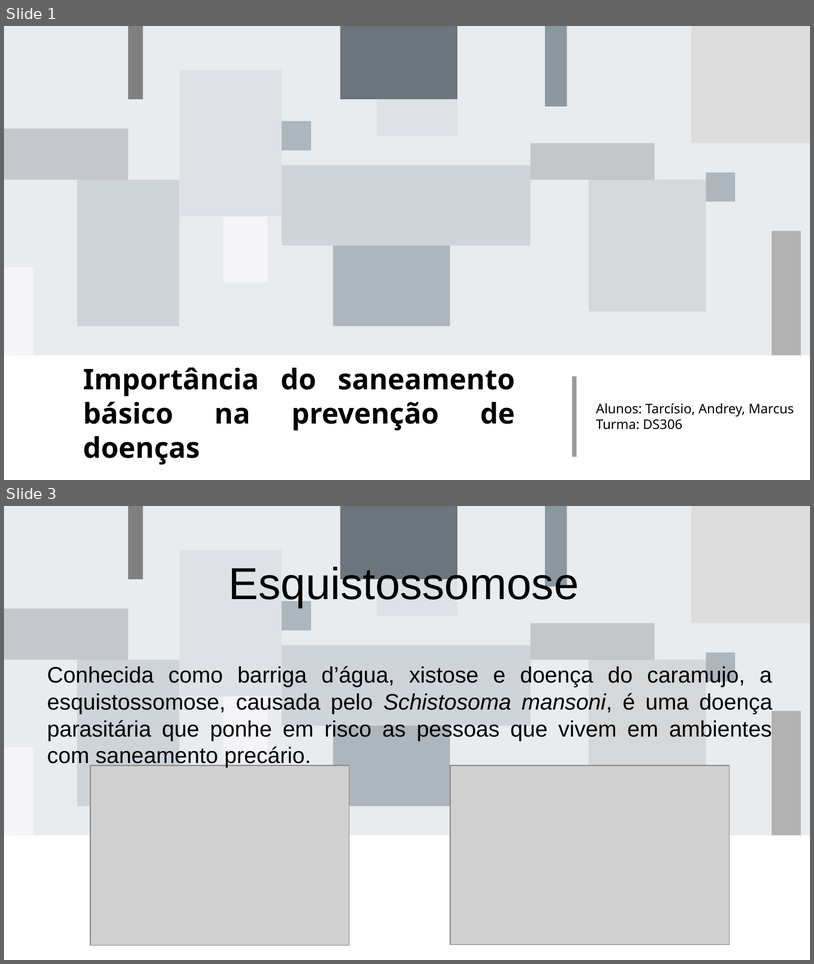
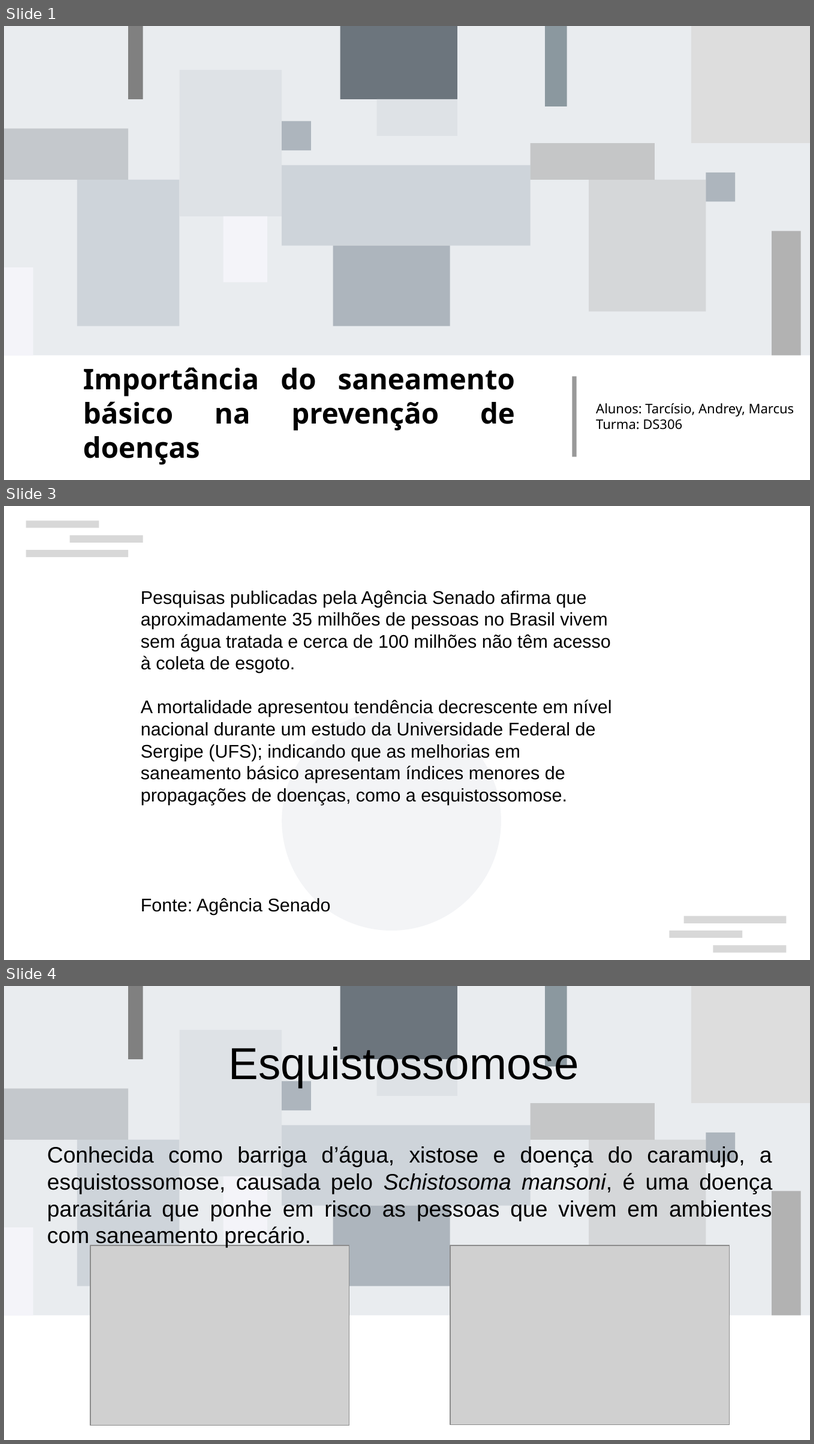
Before and after one commit to andreypereira08/teste, a slide deck: esquistossomose_atvbio.odp. Shown one above the other, each under a label of ours: slides 1 and 3 before the commit, slides 1, 3 and 4 after it; the slides between them are not shown. The pictures are 814x964 and 814x1444 pixels, drawn with LibreOffice and Linux fonts; fonts in the diff are those of the drawing; grey boxes stand for pictures; background and template pictures are left out. Boxes give left, top, right and bottom in pixels: in the first picture for what was removed or moved away, otherwise in the second. Text is boxed around its words. In the diff, an @@ line names an element or a change of style, - is before the commit and + after.

```diff
--- a/esquistossomose_atvbio.odp
+++ b/esquistossomose_atvbio.odp
@@ slide 3 added at box(4, 506, 810, 960), background #FFFFFF @@
@@ rectangle added at box(26, 520, 99, 528), fill #CCCCCC at 75% opacity @@
@@ rectangle added at box(70, 535, 143, 543), fill #CCCCCC at 75% opacity @@
@@ rectangle added at box(26, 550, 128, 557), fill #CCCCCC at 75% opacity @@
@@ text added at box(141, 590, 612, 805), 18 pt, text #000000 @@
+Pesquisas publicadas pela Agência Senado afirma que aproximadamente 35 milhões de pessoas no Brasil vivem sem água tratada e cerca de 100 milhões não têm acesso à coleta de esgoto.
+A mortalidade apresentou tendência decrescente em nível nacional durante um estudo da Universidade Federal de Sergipe (UFS); indicando que as melhorias em saneamento básico apresentam índices menores de propagações de doenças, como a esquistossomose.
+Fonte: Agência Senado
@@ ellipse added at box(282, 711, 501, 930), fill #8D99AE at 10% opacity @@
@@ rectangle added at box(684, 916, 787, 923), fill #CCCCCC at 75% opacity @@
@@ rectangle added at box(670, 930, 743, 938), fill #CCCCCC at 75% opacity @@
@@ rectangle added at box(714, 945, 787, 952), fill #CCCCCC at 75% opacity @@
@@ what was slide 3 is now slide 4 @@
```
Also in this commit, not shown: 4 slides changed, 6 other slides added, 2 slides removed, 1 other file.
